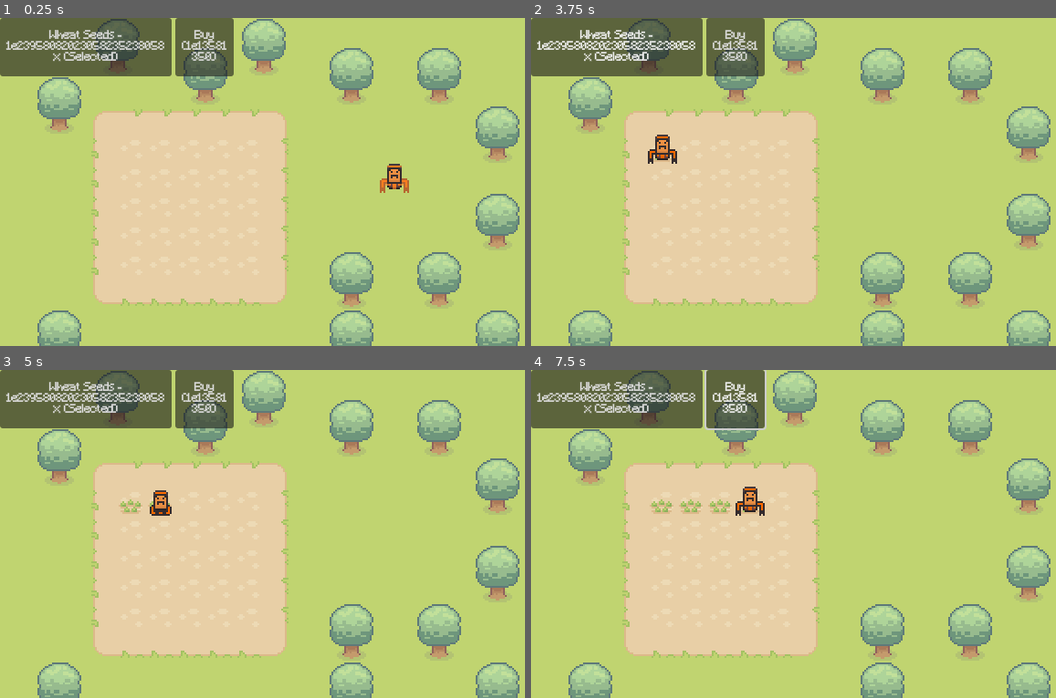
Above: before the commit, frames 1-4 (two rows, left to right).
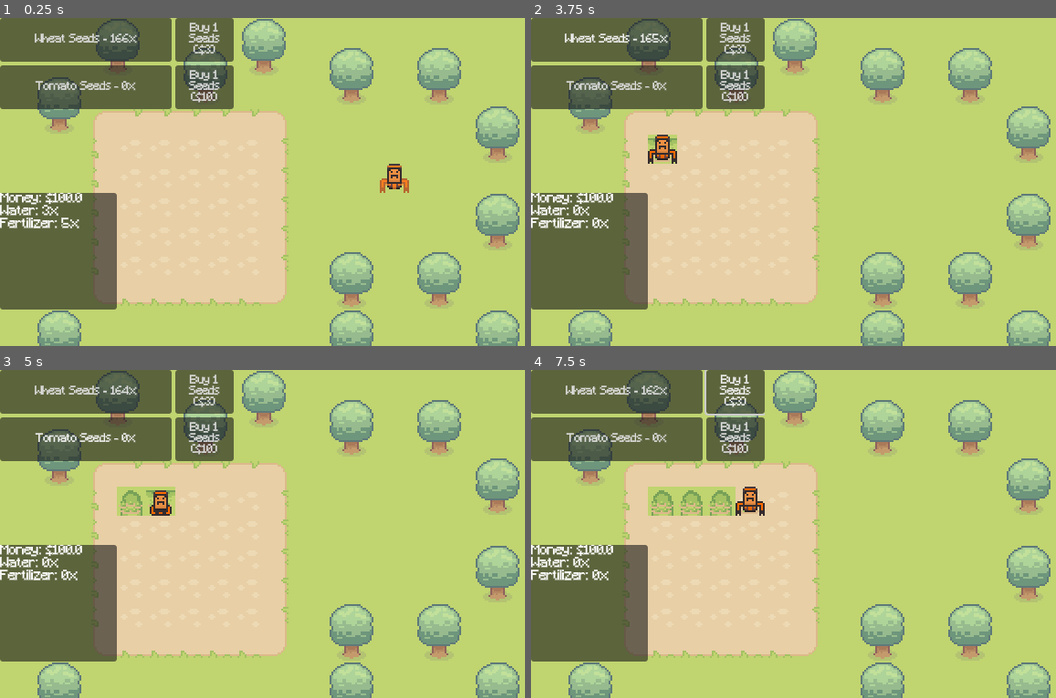
Above: after the commit, the same moments.

Repository: ArcherThesu/gardenincremental
Game: Godot game, scene res://Scenes/main.tscn
Two runs of this game, one before a commit and one after it. Both use one fixed random seed, a clock stepped at 60 frames per second and the inputs below. Before the commit the project starts from res://main.tscn.
Inputs (mouse positions are in pixels of both pictures, inside the frame that each line leads up to):
- Up to frame 1 (0.25 s): no input
- Up to frame 2 (3.75 s): click (615, 47) at 0.5 s, where only the run before the commit has a clickable "Wheat Seeds - 1e2395808202305…"; click (615, 40) at 1.25 s, where only the run after the commit has a clickable "Wheat Seeds - 166x"; click (735, 47) at 2 s, where only the run before the commit has a clickable "Buy (1e13581350)"; click (735, 40) at 2.75 s, where only the run after the commit has a clickable "Buy 1 Seeds ($3)"; click (615, 40) at 3.5 s, where only the run after the commit has a clickable "Wheat Seeds - 165x"
- Up to frame 3 (5 s): click (84, 438) at 4.25 s, where only the run after the commit has a clickable "Tomato Seeds - 0x"
- Up to frame 4 (7.5 s): click (615, 392) at 5 s, where only the run after the commit has a clickable "Wheat Seeds - 164x"; click (735, 438) at 5.75 s, where only the run after the commit has a clickable "Buy 1 Seeds ($10)"; click (615, 392) at 6.5 s, where only the run after the commit has a clickable "Wheat Seeds - 163x"; tap Enter at 7.25 s; move the mouse to (951, 517) at 7.27 s; hold Right from 7.28 s (still down); tap Alt at 7.35 s; click (951, 517) at 7.42 s

The runs differ from the first frame. In frame 1, 14% of the frame differs, in the area x 0-45%, y 1-89%; in frame 2, 15%; in frame 3, 15%; in frame 4, 16%, in the area x 0-45%, y 0-89%.

Commit message:
rearranged some stuff, added a new scene for seed selection, and made ui elements update (no usable buttons yet). Also added modifiers to have a chance to be removed after a crop is fully grown.

Diff:
--- a/main_theme.tres
+++ b/Assets/main_theme.tres
@@ -7,3 +7,5 @@
 Button/fonts/font = ExtResource("1_470mv")
 Label/constants/line_spacing = 1
 Label/font_sizes/font_size = 5
+RichTextLabel/font_sizes/normal_font_size = 14
+RichTextLabel/fonts/normal_font = ExtResource("1_470mv")
--- /dev/null
+++ b/Scenes/seed_button.tscn
@@ -0,0 +1,33 @@
+[gd_scene format=3 uid="uid://dk7elakol5npw"]
+
+[ext_resource type="Theme" uid="uid://cxgipb703iqk4" path="res://Assets/main_theme.tres" id="1_ow6sb"]
+
+[node name="seedButton" type="HBoxContainer" unique_id=1319660117]
+custom_maximum_size = Vector2(-1, 48)
+offset_right = 256.0
+offset_bottom = 64.0
+
+[node name="seedButtonContainer" type="PanelContainer" parent="." unique_id=445735084]
+custom_minimum_size = Vector2(0, 64)
+custom_maximum_size = Vector2(192, 64)
+layout_mode = 2
+size_flags_horizontal = 3
+
+[node name="Button" type="Button" parent="seedButtonContainer" unique_id=699962599]
+layout_mode = 2
+theme = ExtResource("1_ow6sb")
+text = "Wheat Seeds - 1e23958082023058235238058x (Selected)"
+flat = true
+autowrap_mode = 3
+
+[node name="seedBuyButtonContainer" type="PanelContainer" parent="." unique_id=1483137915]
+custom_maximum_size = Vector2(64, 64)
+layout_mode = 2
+size_flags_horizontal = 3
+
+[node name="Button" type="Button" parent="seedBuyButtonContainer" unique_id=1777469347]
+layout_mode = 2
+theme = ExtResource("1_ow6sb")
+text = "Buy (1e13581350)"
+flat = true
+autowrap_mode = 3
--- /dev/null
+++ b/Scenes/seed_selector.tscn
@@ -0,0 +1,32 @@
+[gd_scene format=3 uid="uid://bdnpcr05seatu"]
+
+[ext_resource type="Script" uid="uid://d1vkqxj1m82x" path="res://Scripts/seed_selector.gd" id="1_0an3e"]
+[ext_resource type="PackedScene" uid="uid://dk7elakol5npw" path="res://Scenes/seed_button.tscn" id="1_1ecv3"]
+
+[node name="SeedSelector" type="Control" unique_id=1665380174]
+layout_mode = 3
+anchors_preset = 15
+anchor_right = 1.0
+anchor_bottom = 1.0
+grow_horizontal = 2
+grow_vertical = 2
+script = ExtResource("1_0an3e")
+
+[node name="ScrollContainer" type="ScrollContainer" parent="." unique_id=767259454]
+layout_mode = 1
+offset_right = 256.0
+offset_bottom = 112.0
+
+[node name="VBoxContainer" type="VBoxContainer" parent="ScrollContainer" unique_id=134493382]
+custom_minimum_size = Vector2(256, 0)
+custom_maximum_size = Vector2(256, -1)
+layout_mode = 2
+
+[node name="seedButton" parent="ScrollContainer/VBoxContainer" unique_id=1319660117 instance=ExtResource("1_1ecv3")]
+layout_mode = 2
+
+[node name="seedButton2" parent="ScrollContainer/VBoxContainer" unique_id=513239770 instance=ExtResource("1_1ecv3")]
+layout_mode = 2
+
+[node name="seedButton3" parent="ScrollContainer/VBoxContainer" unique_id=452527469 instance=ExtResource("1_1ecv3")]
+layout_mode = 2
--- a/ui_main.tscn
+++ b/Scenes/ui_main.tscn
@@ -1,7 +1,8 @@
 [gd_scene format=3 uid="uid://dd1bmcuwg1hi4"]
 
 [ext_resource type="Script" uid="uid://38bsa5fo4li1" path="res://Scripts/main.gd" id="1_ig7tw"]
-[ext_resource type="PackedScene" uid="uid://bdnpcr05seatu" path="res://seed_selector.tscn" id="2_fd6cx"]
+[ext_resource type="PackedScene" uid="uid://bdnpcr05seatu" path="res://Scenes/seed_selector.tscn" id="2_fd6cx"]
+[ext_resource type="PackedScene" uid="uid://dudb4f2jbb7ao" path="res://main_currency_list.tscn" id="3_ym4qu"]
 
 [node name="Control" type="Control" unique_id=1769535907]
 layout_mode = 3
@@ -14,3 +15,6 @@
 
 [node name="SeedSelector" parent="." unique_id=1665380174 instance=ExtResource("2_fd6cx")]
 layout_mode = 1
+
+[node name="mainCurrencyList" parent="." unique_id=2028991423 instance=ExtResource("3_ym4qu")]
+layout_mode = 1
--- a/garden.gd
+++ b/Scripts/garden.gd
@@ -26,22 +26,16 @@
 			change_crop_tile(tile, Player.Crops.EMPTY)
 		Player.ActionType.WATER_CROP:
 			print("watering crop (garden.gd)")
-			if tile_data["soil"] == Player.SoilState.WET or tile_data["soil"] == Player.SoilState.WETFERTILIZED:
-				push_error("tile is already watered")
+			if tile_data["soil"] == Player.SoilState.WETFERTILIZED:
+				change_soil_tile(tile, Player.SoilState.WETFERTILIZED)
 			else:
-				if tile_data["soil"] == Player.SoilState.FERTILIZED:
-					change_soil_tile(tile, Player.SoilState.WETFERTILIZED)
-				else:
-					change_soil_tile(tile, Player.SoilState.WET)
+				change_soil_tile(tile, Player.SoilState.WET)
 		Player.ActionType.FERTILIZE_SOIL:
 			print("fertilizing soil (garden.gd)")
-			if tile_data["soil"] == Player.SoilState.FERTILIZED or tile_data["soil"] == Player.SoilState.WETFERTILIZED:
-				push_error("tile is already fertilized")
+			if tile_data["soil"] == Player.SoilState.WETFERTILIZED:
+				change_soil_tile(tile, Player.SoilState.WETFERTILIZED)
 			else:
-				if tile_data["soil"] == Player.SoilState.WET:
-					change_soil_tile(tile, Player.SoilState.WETFERTILIZED)
-				else:
-					change_soil_tile(tile, Player.SoilState.FERTILIZED)
+				change_soil_tile(tile, Player.SoilState.FERTILIZED)
 		Player.ActionType.GROW_CROP:
 			print("growing crop (garden.gd)")
 			if tile_data["crop"] == Player.Crops.EMPTY:
@@ -52,6 +46,13 @@
 				if tile_data["crop_state"] >= 3:
 					print("crop at tile "+str(tile)+" is ready to harvest. Sending signal to robot to harvest.")
 					Player.robotmove.emit([{ "tile_coords": tile, "action": Player.ActionType.HARVEST_CROP }])
+
+		Player.ActionType.REMOVE_MODIFIER:
+			print("removing modifier from soil (garden.gd)")
+			if tile_data["soil"] == Player.SoilState.DRY:
+				change_soil_tile(tile, Player.SoilState.DRY)
+			elif tile_data["soil"] == Player.SoilState.WET:
+				change_soil_tile(tile, Player.SoilState.WET)
 		_:
 			push_error("invalid action: "+str(action))
 
@@ -62,4 +63,5 @@
 		set_cell(tile_pos, 1, Vector2i(crop_state+1, tile_enum-2))
 
 func change_soil_tile(tile_pos: Vector2i, tile_enum: Player.SoilState) -> void:
-	set_cell(tile_pos, 4, Vector2i(tile_enum,0))
+	self.get_parent().set_cell(tile_pos, 4, Vector2i(tile_enum,0))
+	print("soil tile at "+str(tile_pos)+" changed to "+str(tile_enum))
--- /dev/null
+++ b/Scripts/main_currency_list.gd
@@ -0,0 +1,14 @@
+extends Control
+
+
+# Called when the node enters the scene tree for the first time.
+func _ready() -> void:
+	pass # Replace with function body.
+
+
+# Called every frame. 'delta' is the elapsed time since the previous frame.
+func _process(delta: float) -> void:
+	update_currency_list()
+
+func update_currency_list() -> void:
+	%mainCurrencyLabel.text = "Money: $"+str(Player.currencies["money"])+"\nWater: "+str(Player.currencies["water"])+"x\nFertilizer: "+str(Player.currencies["fertilizer"])+"x"
--- a/Scripts/player.gd
+++ b/Scripts/player.gd
@@ -22,7 +22,8 @@
 	DELETE_CROP,
 	WATER_CROP,
 	FERTILIZE_SOIL,
-	GROW_CROP
+	GROW_CROP,
+	REMOVE_MODIFIER
 }
 
 enum Crops {
@@ -32,6 +33,13 @@
 	TOMATO
 }
 
+var cropstr := {
+	Crops.EMPTY: "empty",
+	Crops.SOONNOTEMPTY: "soonnotempty",
+	Crops.WHEAT: "wheat",
+	Crops.TOMATO: "tomato"
+}
+
 enum SoilState {
 	DRY,
 	WET,
@@ -58,9 +66,11 @@
 var water_growth_bonus := .05
 var fertilizer_growth_bonus := .1
 var wetfertilizer_growth_bonus := water_growth_bonus + fertilizer_growth_bonus *(1+1.0/3.0) #1.33x multiplier for both water + fertilizer.
-
+var water_robot_on := true
+var fertilizer_robot_on := true
 var plots := [] #filled with plot properties
-
+var remove_modifier_chance := 0.5 #chance to remove modifier on tick, if modifier is present
+var seed_bulk_buy := 1 # number of seeds to buy at once when buying seeds from seed selector
 
 var currencies := {
 	"money": 100.0,
@@ -145,6 +155,9 @@
 			if plots[tile_num]["soil"] == SoilState.WET or plots[tile_num]["soil"] == SoilState.WETFERTILIZED:
 				push_error("tile is already watered")
 			else:
+				print("watering tile at "+str(tile))
+				print("current state of tile: "+str(plots[tile_num]["soil"]))
+				print("is it fertilized? "+str(plots[tile_num]["soil"] == SoilState.FERTILIZED))
 				if plots[tile_num]["soil"] == SoilState.FERTILIZED:
 					plots[tile_num]["soil"] = SoilState.WETFERTILIZED
 					update_plot(tile_num, plots[tile_num]["crop"], plots[tile_num]["crop_state"], SoilState.WETFERTILIZED)
@@ -165,8 +178,6 @@
 
 	apply_action_to_plot.emit(action, tile)
 	print("action applied to plot: "+str(action)+" at tile: "+str(tile))
-	print_plots()
-	print_currencies()
 
 func set_empty_plot() -> void:
 	for i in range(25):
@@ -196,10 +207,10 @@
 				for tile in tiles:
 					tiles_to_plant.append({ "tile_coords": tile, "action": ActionType.PLANT_SEED })
 					if plots[tile.x + tile.y * 5]["soil"] == SoilState.DRY:
-						if currencies["water"] > 0:
+						if currencies["water"] > 0 && water_robot_on:
 							tiles_to_plant.append({ "tile_coords": tile, "action": ActionType.WATER_CROP })
 							currencies["water"] -= 1
-						if currencies["fertilizer"] > 0:
+						if currencies["fertilizer"] > 0 && fertilizer_robot_on:
 							tiles_to_plant.append({ "tile_coords": tile, "action": ActionType.FERTILIZE_SOIL })
 							currencies["fertilizer"] -= 1
 				print("using "+str(tiles.size())+" seeds to plant wheat seeds at tiles: "+str(tiles))
@@ -218,6 +229,16 @@
 			if randf() < calc_growth_chance:
 				if plots[i]["crop_state"] < 3:
 					plots[i]["crop_state"] += 1
+					if randf() < remove_modifier_chance:
+						if plots[i]["soil"] == SoilState.WET:
+							plots[i]["soil"] = SoilState.DRY
+							apply_action_to_plot.emit(ActionType.REMOVE_MODIFIER, Vector2i(i % 5, int(i / 5.0)))
+						elif plots[i]["soil"] == SoilState.FERTILIZED:
+							plots[i]["soil"] = SoilState.DRY
+							apply_action_to_plot.emit(ActionType.REMOVE_MODIFIER, Vector2i(i % 5, int(i / 5.0)))
+						elif plots[i]["soil"] == SoilState.WETFERTILIZED:
+							plots[i]["soil"] = SoilState.WET
+							apply_action_to_plot.emit(ActionType.REMOVE_MODIFIER, Vector2i(i % 5, int(i / 5.0)))
 					apply_action_to_plot.emit(ActionType.GROW_CROP, Vector2i(i % 5, int(i / 5.0)))
 					print("crop at plot "+str(i)+" has grown to state "+str(plots[i]["crop_state"]))
 
--- a/robot.gd
+++ b/Scripts/robot.gd
@@ -18,6 +18,8 @@
 # When processing something in the queue, start by grabbing tile info to move to the tile (grab tile info -> calculate how to move it -> move), then process any actions to be done there.
 # Once last action is done for that queue, begin processing next action.
 # Called when the node enters the scene tree for the first time.
+
+# to be implemented: if robot is moving to idle position and a new action pops up to movement queue, do it immediately.
 func _ready() -> void:
 	position = idle_position
 	update_animations(Vector2i.ZERO)
@@ -51,7 +53,6 @@
 		return
 	queue_processing = true
 	if movement_queue.size() > 0:
-		print("movement queue: "+str(movement_queue))
 		var next_move = movement_queue[0]
 		if not validate_movement_process(next_move):
 			movement_queue.remove_at(0)
@@ -64,16 +65,15 @@
 		if Vector2i(position) != idle_position:
 			print("robot is not at idle position, moving to idle position")
 			var idle_tile = tile_map_plots.local_to_map(tile_map_plots.to_local(get_parent().to_global(idle_position)))
-			await move_to_tile(idle_tile)
+			await move_to_tile(idle_tile, true)
 			update_animations(Vector2i.ZERO)
 	queue_processing = false
 
 
-func move_to_tile(tile: Vector2i) -> void:
+func move_to_tile(tile: Vector2i, to_idle: bool = false) -> void:
 	var target_global_position = tile_map_plots.to_global(tile_map_plots.map_to_local(tile))
 	var new_position = get_parent().to_local(target_global_position)
 	update_animations(new_position-position)
-	print("moving to tile: "+str(tile)+" at position: "+str(new_position))
 
 	#getting current tile to calculate distance to new tile, then using that to calculate duration of movement based on speed
 	var current_tile = tile_map_plots.local_to_map(tile_map_plots.to_local(global_position))
@@ -81,9 +81,9 @@
 
 	var newtween = create_tween()
 	newtween.tween_property(self, "position", new_position, duration).set_trans(Tween.TRANS_LINEAR)
+
 	await newtween.finished
 
-	print("finished moving to tile: "+str(tile))
 	return
 
 
@@ -104,7 +104,6 @@
 	update_animations(Vector2i.ZERO)
 
 func update_animations(mvt: Vector2i) -> void:
-	print("updating animations with mvt: "+str(mvt))
 	speed_scale = spd
 	var dir: int = Player.Direction.IDL #IDL, N, E, S, W
 	if mvt != Vector2i.ZERO:
--- /dev/null
+++ b/Scripts/seed_selector.gd
@@ -0,0 +1,30 @@
+extends Control
+
+@onready var seed_button_template := preload("res://scenes/seed_button.tscn")
+
+# Called when the node enters the scene tree for the first time.
+func _ready() -> void:
+	for child in $ScrollContainer/VBoxContainer.get_children():
+		child.queue_free()
+
+	for crop in Player.Crops.values():
+		if crop != Player.Crops.EMPTY && crop != Player.Crops.SOONNOTEMPTY:
+			var seed_button = seed_button_template.instantiate()
+			set_seed(seed_button, crop)
+			$ScrollContainer/VBoxContainer.add_child(seed_button)
+
+
+
+# Called every frame. 'delta' is the elapsed time since the previous frame.
+func _process(_delta: float) -> void:
+	update_seed_buttons()
+	pass
+
+func set_seed(seed_button_instance: HBoxContainer, crop: Player.Crops) -> void:
+	seed_button_instance.get_node("seedButtonContainer/Button").text = Player.cropstr[crop].capitalize()+" Seeds - "+str(Player.currencies["seeds"][crop])+"x"
+	seed_button_instance.get_node("seedBuyButtonContainer/Button").text = "Buy "+str(Player.seed_bulk_buy)+" Seeds ($"+str(Player.seed_costs[crop] * Player.seed_bulk_buy)+")"
+
+func update_seed_buttons() -> void:
+	for child in $ScrollContainer/VBoxContainer.get_children():
+		var crop = Player.Crops.values()[child.get_index()+2]
+		set_seed(child, crop)
--- /dev/null
+++ b/main_currency_list.tscn
@@ -0,0 +1,32 @@
+[gd_scene format=3 uid="uid://dudb4f2jbb7ao"]
+
+[ext_resource type="Script" uid="uid://ccqx3b1wwckej" path="res://Scripts/main_currency_list.gd" id="1_8m5ad"]
+[ext_resource type="Theme" uid="uid://cxgipb703iqk4" path="res://Assets/main_theme.tres" id="1_mvnvr"]
+
+[node name="mainCurrencyList" type="Control" unique_id=2028991423]
+layout_mode = 3
+anchors_preset = 15
+anchor_right = 1.0
+anchor_bottom = 1.0
+offset_top = 192.0
+offset_right = -512.0
+offset_bottom = -40.0
+grow_horizontal = 2
+grow_vertical = 2
+script = ExtResource("1_8m5ad")
+
+[node name="PanelContainer" type="PanelContainer" parent="." unique_id=1009164474]
+layout_mode = 1
+anchors_preset = 15
+anchor_right = 1.0
+anchor_bottom = 1.0
+grow_horizontal = 2
+grow_vertical = 2
+
+[node name="mainCurrencyLabel" type="RichTextLabel" parent="PanelContainer" unique_id=383078017]
+unique_name_in_owner = true
+layout_mode = 2
+theme = ExtResource("1_mvnvr")
+text = "Money: $1e1581850150050
+Fertilizer: 1013053911531950391
+Water: 13853180538011"
--- a/seed_selector.tscn
+++ /dev/null
@@ -1,48 +0,0 @@
-[gd_scene format=3 uid="uid://bdnpcr05seatu"]
-
-[ext_resource type="Theme" uid="uid://cxgipb703iqk4" path="res://main_theme.tres" id="1_1ecv3"]
-
-[node name="SeedSelector" type="Control" unique_id=1665380174]
-layout_mode = 3
-anchors_preset = 15
-anchor_right = 1.0
-anchor_bottom = 1.0
-offset_right = -192.0
-offset_bottom = -116.0
-grow_horizontal = 2
-grow_vertical = 2
-
-[node name="VBoxContainer" type="VBoxContainer" parent="." unique_id=134493382]
-custom_minimum_size = Vector2(256, 0)
-custom_maximum_size = Vector2(256, -1)
-layout_mode = 1
-offset_right = 128.0
-offset_bottom = 80.0
-
-[node name="HBoxContainer" type="HBoxContainer" parent="VBoxContainer" unique_id=1820347523]
-layout_mode = 2
-
-[node name="PanelContainer" type="PanelContainer" parent="VBoxContainer/HBoxContainer" unique_id=285610235]
-custom_minimum_size = Vector2(0, 64)
-custom_maximum_size = Vector2(192, 64)
-layout_mode = 2
-size_flags_horizontal = 3
-
-[node name="Button" type="Button" parent="VBoxContainer/HBoxContainer/PanelContainer" unique_id=1660435283]
-layout_mode = 2
-theme = ExtResource("1_1ecv3")
-text = "Wheat Seeds - 1e23958082023058235238058x (Selected)"
-flat = true
-autowrap_mode = 3
-
-[node name="PanelContainer3" type="PanelContainer" parent="VBoxContainer/HBoxContainer" unique_id=1516007256]
-custom_maximum_size = Vector2(64, 64)
-layout_mode = 2
-size_flags_horizontal = 3
-
-[node name="Button" type="Button" parent="VBoxContainer/HBoxContainer/PanelContainer3" unique_id=431419116]
-layout_mode = 2
-theme = ExtResource("1_1ecv3")
-text = "Buy (1e13581350)"
-flat = true
-autowrap_mode = 3
Renamed: new_tile3_set.tres -> Assets/new_tile3_set.tres
Renamed: new_tile_set.tres -> Assets/new_tile_set.tres
Renamed: robotanim.tres -> Assets/robotanim.tres
Renamed: garden.tscn -> Scenes/garden.tscn
Renamed: main.tscn -> Scenes/main.tscn
Renamed: garden.gd.uid -> Scripts/garden.gd.uid
Not shown, added: Scripts/main_currency_list.gd.uid
Renamed: robot.gd.uid -> Scripts/robot.gd.uid
Not shown, added: Scripts/seed_selector.gd.uid
